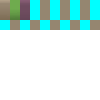
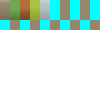
Layers edited between the first and the second 100 x 100 image:
painted on "Background" (1st of 2) over (x1=20, y1=0, x2=50, y2=20)
